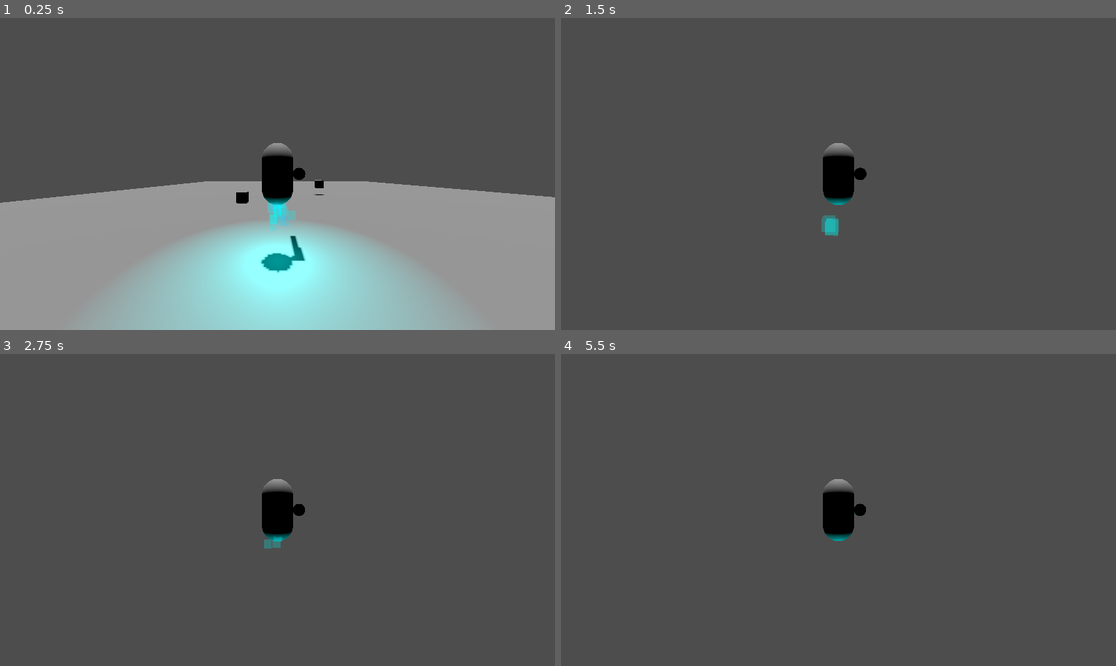
Above: before the commit, frames 1-4 (two rows, left to right).
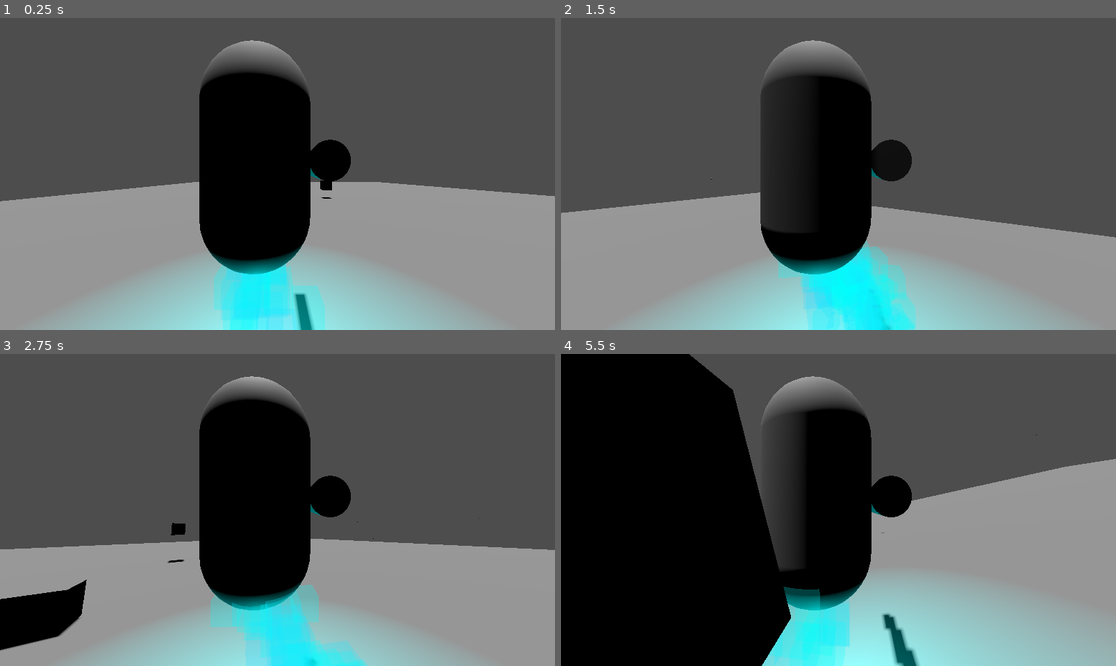
Above: after the commit, the same moments.

Repository: GameDevWeek-2023/ON_VeilBreak
Game: Godot game, scene res://Base.tscn
The game is run twice, just before and just after one commit, with the same random seed, the same clock (stepped at 60 frames per second) and the same inputs.
Inputs (mouse positions are in pixels of both pictures, inside the frame that each line leads up to):
- Up to frame 1 (0.25 s): no input
- Up to frame 2 (1.5 s): move the mouse to (866, 174) at 0.52 s; press the mouse at (866, 174) at 0.53 s; hold W (move_forward) from 0.53 s (still down); move the mouse to (810, 174) at 1.27 s; release the mouse at (810, 174) at 1.28 s; click (810, 174) at 1.35 s
- Up to frame 3 (2.75 s): keep holding W (move_forward); move the mouse to (288, 503) at 2.02 s; press the mouse at (288, 503) at 2.03 s
- Up to frame 4 (5.5 s): keep holding W (move_forward); move the mouse to (832, 516) at 2.77 s; release the mouse at (832, 516) at 2.78 s; click (832, 516) at 2.85 s; move the mouse to (877, 513) at 3.52 s; press the mouse at (877, 513) at 3.53 s; move the mouse to (794, 506) at 4.27 s; release the mouse at (794, 506) at 4.28 s; click (794, 506) at 4.35 s; move the mouse to (844, 510) at 5.02 s; press the mouse at (844, 510) at 5.03 s

The runs differ from the first frame. In frame 1, 19% of the frame differs, in the area x 0-100%, y 7-100%; in frame 2, 47%; in frame 3, 48%; in frame 4, 76%, in the area x 0-100%, y 0-100%.

Commit message:
Semi functional controls

Diff:
--- a/player/movement.gd
+++ b/player/movement.gd
@@ -1,31 +1,52 @@
 extends Node3D
 
-@onready var parent = get_parent();
+@onready var parent : RigidBody3D = get_parent();
 @onready var mesh = get_parent().get_node("pivot")
 
+@export var mouse_sensitivity := 0.2
 @export var acceleration = 5;
 
-@onready var camara: SpringArm3D = get_parent().get_node("player_camara");
+#@onready var camara : Node3D = get_parent().get_node("player_camara");
 
 var target_velocity = Vector3.ZERO
 
-func _physics_process(delta):
+var _yaw_direction : float = 0.0;
+var _pitch_direction : float = 0.0;
+
+
+func _unhandled_input(event: InputEvent) -> void:
+	if event is InputEventMouseMotion:
+		self._pitch_direction = -event.relative.y;
+		self._yaw_direction = -event.relative.x;
+
+
+
+func _physics_process(delta : float):
+
 	var move_direction = Vector3.ZERO;
-
 	move_direction.x = Input.get_action_strength("move_right") - Input.get_action_strength("move_left");
 	move_direction.z = Input.get_action_strength("move_back") - Input.get_action_strength("move_forward");
-	move_direction = move_direction.rotated(Vector3.UP, camara.rotation.y).normalized();
+#	move_direction = move_direction.rotated(Vector3.UP, camara.rotation.y).normalized();
 	if move_direction != Vector3.ZERO:
 		move_direction = move_direction.normalized();
 
+	print(move_direction)
+	parent.apply_force(move_direction * acceleration);
+
+	var roll_direction = Input.get_action_strength("roll_left") - Input.get_action_strength("roll_right");
+
+	parent.apply_torque(Vector3.BACK  * roll_direction * 20 * delta);
+	parent.apply_torque(Vector3.RIGHT * _pitch_direction * delta);
+	parent.apply_torque(Vector3.UP    * _yaw_direction   * delta);
 
 
 
-	target_velocity.x += move_direction.x * acceleration;
-	target_velocity.z += move_direction.z * acceleration;
+#	parent.move_and_slide();
+#
+#	target_velocity.x += move_direction.x * acceleration;
+#	target_velocity.z += move_direction.z * acceleration;
 
-	parent.velocity = target_velocity;
-	parent.move_and_slide();
+#	parent.velocity = target_velocity;
 
 # Called when the node enters the scene tree for the first time.
 #func _ready():
@@ -34,4 +55,5 @@
 
 # Called every frame. 'delta' is the elapsed time since the previous frame.
 func _process(delta):
-	camara.position = parent.position
+	pass
+#	camara.position = parent.position
--- a/player/player.tscn
+++ b/player/player.tscn
@@ -1,16 +1,19 @@
-[gd_scene load_steps=8 format=3 uid="uid://b5f8vlhw2s536"]
+[gd_scene load_steps=9 format=3 uid="uid://b5f8vlhw2s536"]
 
 [ext_resource type="PackedScene" uid="uid://copp5gxexhi85" path="res://weapon/Weapon.tscn" id="1_d0ojn"]
 [ext_resource type="PackedScene" uid="uid://dgigrr45bnbok" path="res://particles/thruster_exhaust.tscn" id="2_buvre"]
 [ext_resource type="PackedScene" uid="uid://2o2qqoeya0t7" path="res://player/player_camara.tscn" id="2_et1dp"]
 [ext_resource type="PackedScene" uid="uid://rtm3dqafifby" path="res://player/movement.tscn" id="2_v5qm3"]
 [ext_resource type="Script" path="res://player/WeaponSlot.gd" id="4_pgwje"]
+[ext_resource type="PackedScene" uid="uid://b7oa04tr8m2hc" path="res://objects/components/air_resisitance.tscn" id="6_at7qr"]
 
 [sub_resource type="CapsuleShape3D" id="CapsuleShape3D_2ioct"]
 
 [sub_resource type="CapsuleMesh" id="CapsuleMesh_ghyiv"]
 
-[node name="CharacterBody3D" type="CharacterBody3D"]
+[node name="CharacterBody3D" type="RigidBody3D"]
+gravity_scale = 0.0
+can_sleep = false
 
 [node name="CollisionShape3D" type="CollisionShape3D" parent="."]
 transform = Transform3D(1, 0, 0, 0, 1, 0, 0, 0, 1, -0.0210164, 0.00938052, 0.00014849)
@@ -37,3 +40,6 @@
 transform = Transform3D(1, 0, 0, 0, 1, 0, 0, 0, 1, 0.7, 0, 0)
 player = NodePath("../..")
 cooldown = 0.1
+
+[node name="air_resisitance" parent="." instance=ExtResource("6_at7qr")]
+air_resistance = 100.0
--- a/player/player_camara.gd
+++ b/player/player_camara.gd
@@ -1,21 +1,20 @@
-extends SpringArm3D
+extends Node3D
 
-@export var mouse_sensitivity := 0.05
-@onready var parent : CharacterBody3D = get_parent();
+@onready var parent : RigidBody3D = get_parent();
 
 # Called when the node enters the scene tree for the first time.
 func _ready():
-	set_as_top_level(true);
+#	set_as_top_level(true);
 	Input.set_mouse_mode(Input.MOUSE_MODE_CAPTURED);
 
-func _unhandled_input(event: InputEvent) -> void:
-	if event is InputEventMouseMotion:
-		parent.look_at(parent.position, Vector3.UP);
-		rotation_degrees.x -= event.relative.y * mouse_sensitivity;
-#		rotation_degrees.x = clamp(rotation_degrees.x, -90.0, 30.0);
-
-		rotation_degrees.y -= event.relative.x * mouse_sensitivity;
-#		rotation_degrees.y = clamp(rotation_degrees.y, -90.0, 30.0);
+#func _unhandled_input(event: InputEvent) -> void:
+#	if event is InputEventMouseMotion:
+#		parent.look_at(parent.position, Vector3.UP);
+#		rotation_degrees.x -= event.relative.y * mouse_sensitivity;
+##		rotation_degrees.x = clamp(rotation_degrees.x, -90.0, 30.0);
+#
+#		rotation_degrees.y -= event.relative.x * mouse_sensitivity;
+##		rotation_degrees.y = clamp(rotation_degrees.y, -90.0, 30.0);
 
 # Called every frame. 'delta' is the elapsed time since the previous frame.
 func _process(delta):
--- a/player/player_camara.tscn
+++ b/player/player_camara.tscn
@@ -2,8 +2,7 @@
 
 [ext_resource type="Script" path="res://player/player_camara.gd" id="1_1bm1n"]
 
-[node name="SpringArm3D" type="SpringArm3D"]
-spring_length = 5.0
+[node name="SpringArm3D" type="Node3D"]
 script = ExtResource("1_1bm1n")
 
 [node name="Camera3D" type="Camera3D" parent="."]
--- a/project.godot
+++ b/project.godot
@@ -51,6 +51,16 @@
 "events": [Object(InputEventMouseButton,"resource_local_to_scene":false,"resource_name":"","device":-1,"window_id":0,"a …(236 unchanged characters)…
 ]
 }
+roll_left={
+"deadzone": 0.5,
+"events": [null, Object(InputEventKey,"resource_local_to_scene":false,"resource_name":"","device":-1,"window_id":0,"alt_pressed":false,"shift_pressed":false,"ctrl_pressed":false,"meta_pressed":false,"pressed":false,"keycode":0,"physical_keycode":81,"key_label":0,"unicode":113,"echo":false,"script":null)
+]
+}
+roll_right={
+"deadzone": 0.5,
+"events": [Object(InputEventKey,"resource_local_to_scene":false,"resource_name":"","device":-1,"window_id":0,"alt_pressed":false,"shift_pressed":false,"ctrl_pressed":false,"meta_pressed":false,"pressed":false,"keycode":0,"physical_keycode":69,"key_label":0,"unicode":69,"echo":false,"script":null)
+]
+}
 
 [layer_names]
 
